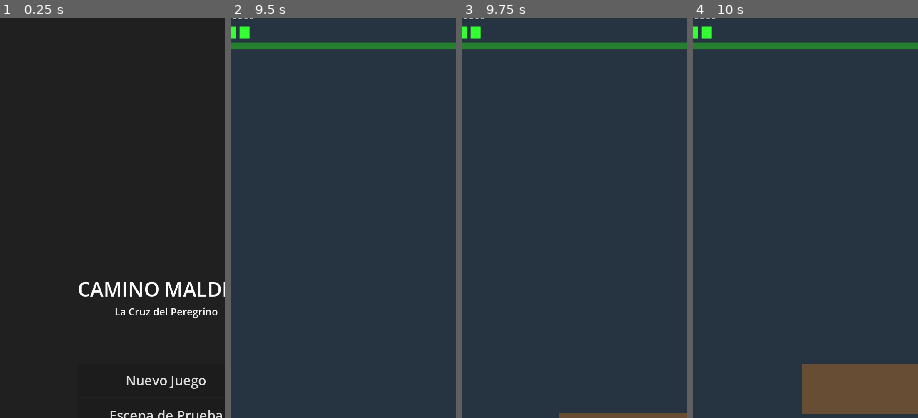
Above: before the commit, frames 1-4 (left to right).
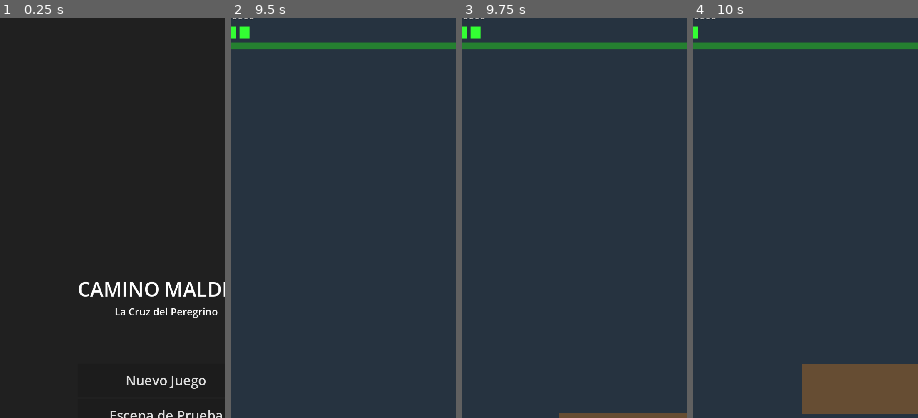
Above: after the commit, the same moments.

Repository: juanrafernandez/pilgrim
Game: Godot game, scene res://scenes/main/main_menu.tscn
Same seed, same stepped clock (60 frames per second), same inputs: the game is played once before the commit and once after it.
Inputs:
- Up to frame 1 (0.25 s): no input
- Up to frame 2 (9.5 s): click "Prueba de Enemigos" at 0.5 s; hold Right (move_right) 1.28-2.78 s; tap S (attack) every 0.75 s from 1.35 to 8.85 s; tap A (jump) at 1.52, 2.27, 3.77, 4.52, 5.27, 6.77, 7.52, 8.27 s; hold Left (move_left) 2.78-5.03 s; hold Right (move_right) 5.03-8.78 s; hold Left (move_left) from 8.78 s (still down)
- Up to frame 3 (9.75 s): keep holding Left (move_left); tap S (attack) at 9.6 s
- Up to frame 4 (10 s): keep holding Left (move_left); tap A (jump) at 9.77 s
The pictures show only the part of the screen within x 13-63%, y 2-52%; the shares and areas given below are measured in that part.

Frames 1-3 are identical in both runs. In frame 4, 0.2% of the frame differs, in the area x 3-9%, y 2-6%.

Commit message:
feat: implement lives system with respawn and Game Over
GameManager improvements:
- Add lives_changed and player_respawned signals
- Emit lives_changed when player dies
- Add 1-second delay before respawn for dramatic effect
- Emit player_respawned signal to trigger respawn

Player improvements:
- Add respawn() function to reset player state
- Restore health, position, and state on respawn
- Reset velocity and return to Idle state

Test scene integration:
- Store spawn position for respawns
- Connect to GameManager signals (lives_changed, player_respawned, game_state_changed)
- Display lives from GameManager in ArcadeHUD
- Implement respawn handler that repositions player
- Add Game Over screen with fade-in animation
- Initialize GameManager to PLAYING state on scene start

The lives system now works as a classic arcade game:
- Player starts with 3 lives
- Losing all health costs 1 life and triggers respawn
- Running out of lives shows Game Over screen
- Lives are displayed in the arcade HUD

Diff:
--- a/scenes/main/test_scene_enemies.gd
+++ b/scenes/main/test_scene_enemies.gd
@@ -12,10 +12,14 @@
 @onready var debug_label: Label = $DebugUI/DebugLabel
 
 var enemy_count: int = 0
+var spawn_position: Vector2 = Vector2(200, 1600)  # Initial spawn point
 
 
 func _ready() -> void:
 	print("Test Scene Enemies loaded")
+
+	# Initialize GameManager for test scene
+	GameManager.change_state(GameManager.GameState.PLAYING)
 
 	# Setup camera for player
 	player.set_camera_controller(camera)
@@ -23,6 +27,11 @@
 	# Connect player signals
 	player.health_changed.connect(_on_player_health_changed)
 	player.died.connect(_on_player_died)
+
+	# Connect GameManager signals
+	GameManager.lives_changed.connect(_on_lives_changed)
+	GameManager.player_respawned.connect(_on_player_respawned)
+	GameManager.game_state_changed.connect(_on_game_state_changed)
 
 	# Connect death zone
 	death_zone.body_entered.connect(_on_death_zone_entered)
@@ -73,7 +82,7 @@
 	"""Update UI elements"""
 	arcade_hud.set_health(player.current_health, player.max_health)
 	arcade_hud.set_score(0)  # TODO: Implement score system
-	arcade_hud.set_lives(3)  # TODO: Implement lives system
+	arcade_hud.set_lives(GameManager.lives)
 
 
 func _update_debug_info() -> void:
@@ -164,3 +173,47 @@
 	for label in [enemy_count_label, debug_label]:
 		label.add_theme_color_override("font_outline_color", Color(0, 0, 0, 1))
 		label.add_theme_constant_override("outline_size", 2)
+
+
+func _on_lives_changed(new_lives: int) -> void:
+	"""Handle lives changed from GameManager"""
+	arcade_hud.set_lives(new_lives)
+	print("Lives changed: %d" % new_lives)
+
+
+func _on_player_respawned() -> void:
+	"""Handle player respawn from GameManager"""
+	player.respawn(spawn_position)
+	print("Player respawned at spawn position")
+
+
+func _on_game_state_changed(new_state: GameManager.GameState) -> void:
+	"""Handle game state changes"""
+	if new_state == GameManager.GameState.GAME_OVER:
+		_show_game_over_screen()
+
+
+func _show_game_over_screen() -> void:
+	"""Show Game Over screen"""
+	var game_over_label = Label.new()
+	game_over_label.text = "GAME OVER"
+	game_over_label.add_theme_font_size_override("font_size", 72)
+	game_over_label.add_theme_color_override("font_color", Color(1.0, 0.2, 0.2))
+	game_over_label.add_theme_color_override("font_outline_color", Color(0, 0, 0, 1))
+	game_over_label.add_theme_constant_override("outline_size", 6)
+	game_over_label.horizontal_alignment = HORIZONTAL_ALIGNMENT_CENTER
+	game_over_label.vertical_alignment = VERTICAL_ALIGNMENT_CENTER
+	game_over_label.position = Vector2(0, 800)
+	game_over_label.size = Vector2(1080, 200)
+
+	add_child(game_over_label)
+
+	# Animate
+	game_over_label.modulate.a = 0.0
+	var tween = create_tween()
+	tween.tween_property(game_over_label, "modulate:a", 1.0, 1.0)
+
+	# Wait and return to menu
+	await get_tree().create_timer(3.0).timeout
+	print("Returning to main menu (or reload scene)")
+	# TODO: SceneManager.load_scene("res://scenes/main/main_menu.tscn")
--- a/scripts/core/game_manager.gd
+++ b/scripts/core/game_manager.gd
@@ -9,6 +9,8 @@
 signal player_phase_changed(new_phase: PlayerPhase)
 signal virtue_changed(new_virtue: int)
 signal level_completed(level_id: int, virtue_earned: int)
+signal lives_changed(new_lives: int)
+signal player_respawned()
 
 # Enums
 enum GameState {
@@ -197,16 +199,21 @@
 ## Restart current level
 func restart_level() -> void:
 	player_current_health = player_max_health
+	player_respawned.emit()
 	print("Restarting level %d" % current_level)
 
 
 ## Player died
 func player_died() -> void:
 	lives -= 1
+	lives_changed.emit(lives)
+	print("Player died! Lives remaining: %d" % lives)
 
 	if lives <= 0:
 		change_state(GameState.GAME_OVER)
 	else:
+		# Wait a moment before respawning
+		await get_tree().create_timer(1.0).timeout
 		restart_level()
 
 
--- a/scripts/player/player.gd
+++ b/scripts/player/player.gd
@@ -135,6 +135,24 @@
 
 	# Notify GameManager
 	GameManager.player_died()
+
+
+## Respawn at a position
+func respawn(respawn_position: Vector2) -> void:
+	"""Respawn player at checkpoint or start position"""
+	is_dead = false
+	current_health = max_health
+	health_changed.emit(current_health, max_health)
+
+	# Reset position
+	global_position = respawn_position
+	velocity = Vector2.ZERO
+
+	# Reset state to idle
+	if state_machine:
+		state_machine.change_state("Idle")
+
+	print("Player respawned at: %s" % respawn_position)
 
 
 ## Start invincibility frames
